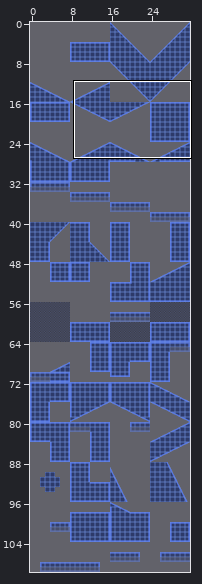
Tiled map -- assets/levels/R0/tilemap128.tmx. The picture above shows the old version from afar; the outline marks the close-up.
Close-up. As it was:
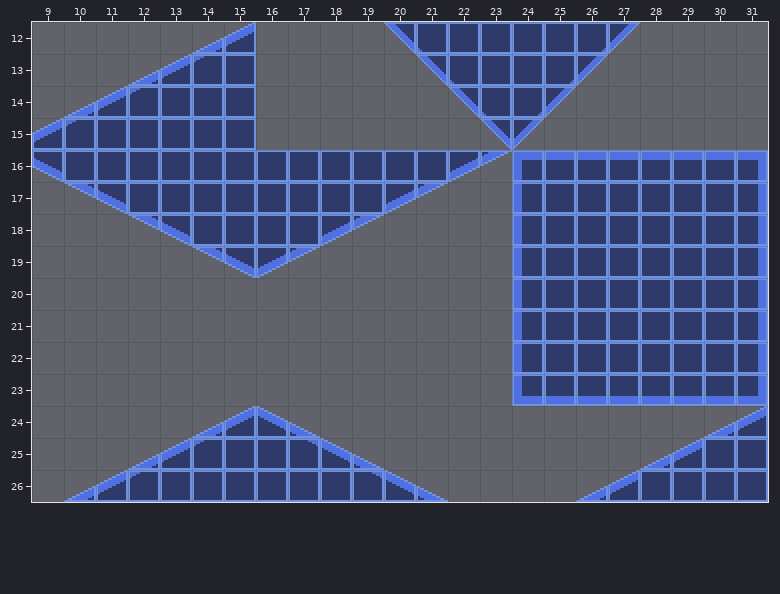
Cells are 16x16 px. Shown: x 9..31, y 12..26. The commit also changed other parts of the map, which this record leaves out. The old version is drawn lined up with the new one.
The same view after the edit:
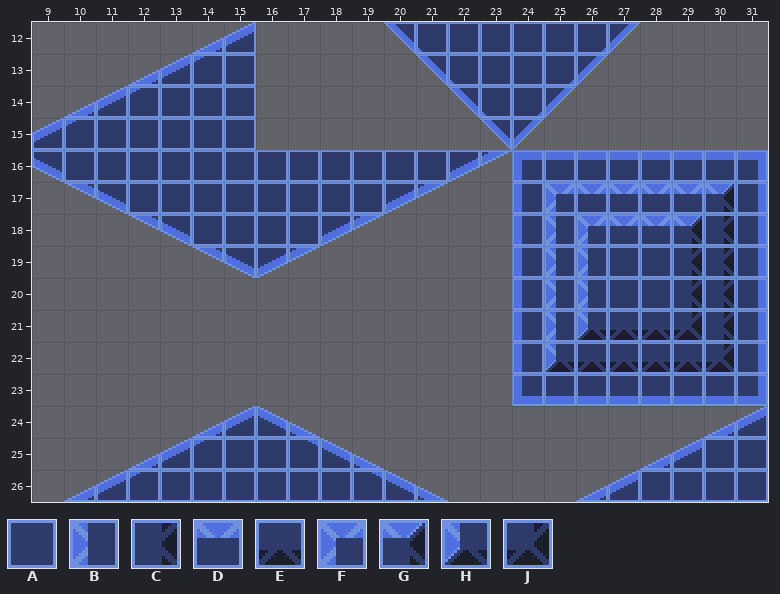
Key: from "16x16": A 10, B 12, C 13, D 50, E 51, F 52, G 53, H 54, J 55.
_ is an empty cell.
From old to new:
map size 32x136 -> 32x160 cells
Layer "solid":
The edit turns tile A into tile B in row 18 at x 25; in rows 19 to 20 at x 25 to 26; in row 21 at x 25.
The edit turns tile A into tile C in row 18 at x 30; in rows 19 to 20 at x 29 to 30; in row 21 at x 30.
The edit turns tile A into tile D in row 17 at x 26 to 29; in row 18 at x 27 to 28.
The edit turns tile A into tile E in row 21 at x 27 to 28; in row 22 at x 26 to 29.
The edit turns tile A into tile F in row 17 at x 25; in row 18 at x 26.
The edit turns tile A into tile G in row 17 at x 30; in row 18 at x 29.
The edit turns tile A into tile H in row 21 at x 26; in row 22 at x 25.
The edit turns tile A into tile J in row 21 at x 29; in row 22 at x 30.
